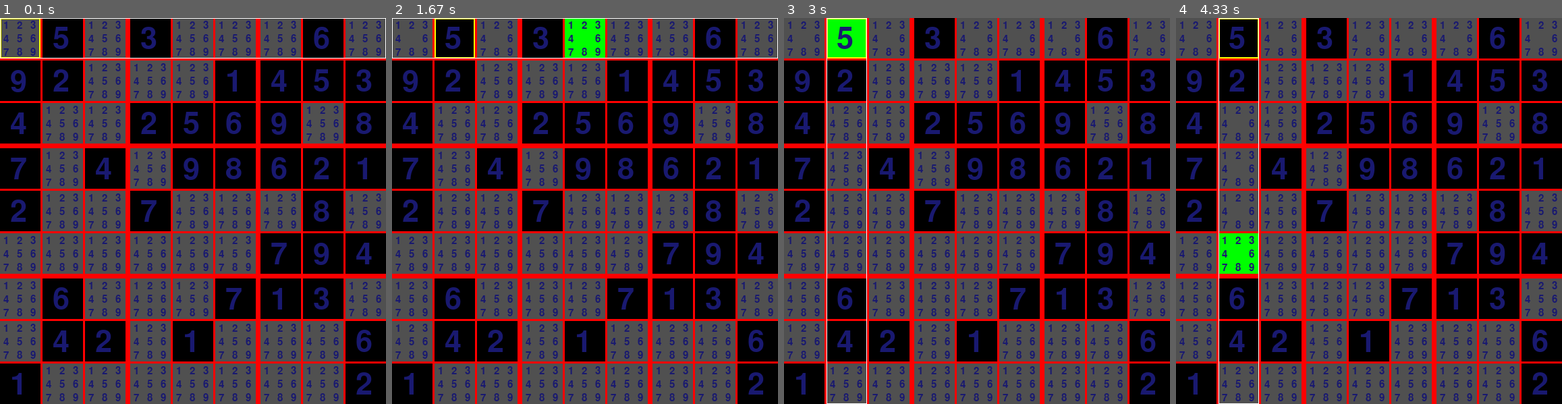
Above: before the commit, frames 1-4 (left to right).
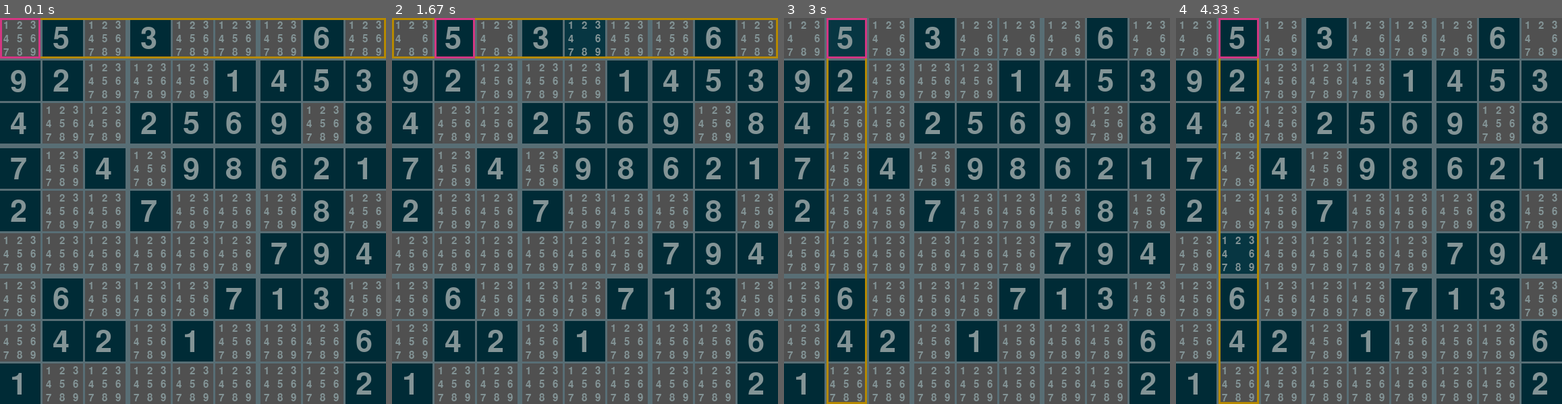
Above: after the commit, the same moments.

Repository: bobbarnes1981/PyGameSudoku
Game: pygame game, started from sudoku/__main__.py
The game is run twice, just before and just after one commit, with the same random seed, the same clock (stepped at 60 frames per second) and the same inputs.
Inputs:
- Up to frame 1 (0.1 s): no input
- Up to frame 2 (1.67 s): no input
- Up to frame 3 (3 s): no input
- Up to frame 4 (4.33 s): no input

The runs differ from the first frame. In frame 1, 60% of the frame differs, in the area x 0-100%, y 0-100%; in frame 2, 61%; in frame 3, 60%; in frame 4, 61%.

Commit message:
add solarized colours

Diff:
--- a/sudoku/__main__.py
+++ b/sudoku/__main__.py
@@ -3,18 +3,41 @@
 import time
 from pygame.locals import *
 
+SOLARIZED_BASE03 = (0,43,54)
+SOLARIZED_BASE02 = (7,54,66)
+SOLARIZED_BASE01 = (88,110,117)
+SOLARIZED_BASE00 = (101,123,131)
+SOLARIZED_BASE0 = (131,148,150)
+SOLARIZED_BASE1 = (147,161,161)
+SOLARIZED_BASE2 = (238,232,213)
+SOLARIZED_BASE3 = (253,246,227)
+SOLARIZED_YELLOW = (181,137,0)
+SOLARIZED_ORANGE = (203,75,22)
+SOLARIZED_RED = (220,50,47)
+SOLARIZED_MAGENTA = (211,54,130)
+SOLARIZED_VIOLET = (108,113,196)
+SOLARIZED_BLUE = (38,139,210)
+SOLARIZED_CYAN = (42,161,152)
+SOLARIZED_GREEN = (133,153,0)
+
 logging.basicConfig(level=logging.INFO)
 
-cell_width = 20
-cell_height = 20
-COL_BACK = (0,0,0)
-COL_TEXT = (25,25,112)
-COL_CHECK = (0,255,0)
-COL_CHECKING = (255,255,0)
-COL_AREA = (255,255,255)
+CELL_WIDTH = 20
+CELL_HEIGHT = 20
+
+COL_WHITE = (255,255,255)
+COL_LINE = SOLARIZED_BASE01
+COL_BACK = SOLARIZED_BASE03
+COL_TEXT = SOLARIZED_BASE0
+COL_CHECK = SOLARIZED_BASE02
+COL_CHECKING = SOLARIZED_MAGENTA
+COL_AREA = SOLARIZED_YELLOW
+
 DELAY = 0.25
 CELL_THICKNESS = 3
 GRID_THICKNESS = 7
+AREA_THICKNESS = 3
+SELECTED_THICKNESS = 3
 
 # TODO: incorporate grid wall thickness into render
 
@@ -39,8 +62,8 @@
     def __init__(self):
         self._running = True
         self._display_surf = None
-        self._width = (cell_width*9*3)+(8*CELL_THICKNESS)+(2*(GRID_THICKNESS-CELL_THICKNESS))
-        self._height = (cell_height*9*3)+(8*CELL_THICKNESS)+(2*(GRID_THICKNESS-CELL_THICKNESS))
+        self._width = (CELL_WIDTH*9*3)+(8*CELL_THICKNESS)+(2*(GRID_THICKNESS-CELL_THICKNESS))
+        self._height = (CELL_HEIGHT*9*3)+(8*CELL_THICKNESS)+(2*(GRID_THICKNESS-CELL_THICKNESS))
         self._size = (self._width, self._height)
         self._grid = Grid()
         self._time = time.time()
@@ -168,69 +191,69 @@
         row_val = row_offset + self._counter_sub_row
         return (row_val, col_val)
     def on_render(self):
-        self._display_surf.fill(COL_BACK)
+        self._display_surf.fill(COL_WHITE)
         self.draw_cells()
         self.draw_lines()
         self.draw_checking()
-        self.draw_check_cell()
         self.draw_numbers()
         self.draw_checking_area()
+        self.draw_selected_cell()
         pygame.display.update()
-    def draw_check_cell(self):
-        left = (cell_width*3*self._check_cell_col)+(self._check_cell_col*CELL_THICKNESS)+((self._check_cell_col//3)*(GRID_THICKNESS-CELL_THICKNESS))
-        top = (cell_height*3*self._check_cell_row)+(self._check_cell_row*CELL_THICKNESS)+((self._check_cell_row//3)*(GRID_THICKNESS-CELL_THICKNESS))
-        width = cell_width*3
-        height = cell_height*3
-        pygame.draw.rect(self._display_surf, COL_CHECKING, (left, top, width, height), 2)
+    def draw_selected_cell(self):
+        left = (CELL_WIDTH*3*self._check_cell_col)+(self._check_cell_col*CELL_THICKNESS)+((self._check_cell_col//3)*(GRID_THICKNESS-CELL_THICKNESS))
+        top = (CELL_HEIGHT*3*self._check_cell_row)+(self._check_cell_row*CELL_THICKNESS)+((self._check_cell_row//3)*(GRID_THICKNESS-CELL_THICKNESS))
+        width = CELL_WIDTH*3
+        height = CELL_HEIGHT*3
+        pygame.draw.rect(self._display_surf, COL_CHECKING, (left, top, width, height), SELECTED_THICKNESS)
     def draw_checking(self):
         if not self._render_check:
             return
         if self._checking == "ROW":
-            left = (cell_width*3*self._counter_col)+(self._counter_col*CELL_THICKNESS)+((self._counter_col//3)*(GRID_THICKNESS-CELL_THICKNESS))
-            top = (cell_height*3*self._check_cell_row)+(self._check_cell_row*CELL_THICKNESS)+((self._check_cell_row//3)*(GRID_THICKNESS-CELL_THICKNESS))
+            left = (CELL_WIDTH*3*self._counter_col)+(self._counter_col*CELL_THICKNESS)+((self._counter_col//3)*(GRID_THICKNESS-CELL_THICKNESS))
+            top = (CELL_HEIGHT*3*self._check_cell_row)+(self._check_cell_row*CELL_THICKNESS)+((self._check_cell_row//3)*(GRID_THICKNESS-CELL_THICKNESS))
         if self._checking == "COL":
-            left = (cell_width*3*self._check_cell_col)+(self._check_cell_col*CELL_THICKNESS)+((self._check_cell_col//3)*(GRID_THICKNESS-CELL_THICKNESS))
-            top = (cell_height*3*self._counter_row)+(self._counter_row*CELL_THICKNESS)+((self._counter_row//3)*(GRID_THICKNESS-CELL_THICKNESS))
+            left = (CELL_WIDTH*3*self._check_cell_col)+(self._check_cell_col*CELL_THICKNESS)+((self._check_cell_col//3)*(GRID_THICKNESS-CELL_THICKNESS))
+            top = (CELL_HEIGHT*3*self._counter_row)+(self._counter_row*CELL_THICKNESS)+((self._counter_row//3)*(GRID_THICKNESS-CELL_THICKNESS))
         if self._checking == "SUB":
             (row_val, col_val) = self.get_sub_vals()
-            left = (cell_width*3*col_val)+(col_val*CELL_THICKNESS)+((col_val//3)*(GRID_THICKNESS-CELL_THICKNESS))
-            top = (cell_height*3*row_val)+(row_val*CELL_THICKNESS)+((row_val//3)*(GRID_THICKNESS-CELL_THICKNESS))
-        width = cell_width*3
-        height = cell_height*3
+            left = (CELL_WIDTH*3*col_val)+(col_val*CELL_THICKNESS)+((col_val//3)*(GRID_THICKNESS-CELL_THICKNESS))
+            top = (CELL_HEIGHT*3*row_val)+(row_val*CELL_THICKNESS)+((row_val//3)*(GRID_THICKNESS-CELL_THICKNESS))
+        width = CELL_WIDTH*3
+        height = CELL_HEIGHT*3
         pygame.draw.rect(self._display_surf, COL_CHECK, (left, top, width, height), 0)
     def draw_checking_area(self):
         if not self._render_check:
             return
         if self._checking == "ROW":
-            top = (cell_height*3*self._check_cell_row)+(self._check_cell_row*CELL_THICKNESS)+((self._check_cell_row//3)*(GRID_THICKNESS-CELL_THICKNESS))
-            pygame.draw.rect(self._display_surf, COL_AREA, (0, top, self._width, cell_height*3), 1)
+            top = (CELL_HEIGHT*3*self._check_cell_row)+(self._check_cell_row*CELL_THICKNESS)+((self._check_cell_row//3)*(GRID_THICKNESS-CELL_THICKNESS))
+            pygame.draw.rect(self._display_surf, COL_AREA, (0, top, self._width, CELL_HEIGHT*3), AREA_THICKNESS)
         if self._checking == "COL":
-            left = (cell_width*3*self._check_cell_col)+(self._check_cell_col*CELL_THICKNESS)+((self._check_cell_col//3)*(GRID_THICKNESS-CELL_THICKNESS))
-            pygame.draw.rect(self._display_surf, COL_AREA, (left, 0, cell_width*3, self._height), 1)
+            left = (CELL_WIDTH*3*self._check_cell_col)+(self._check_cell_col*CELL_THICKNESS)+((self._check_cell_col//3)*(GRID_THICKNESS-CELL_THICKNESS))
+            pygame.draw.rect(self._display_surf, COL_AREA, (left, 0, CELL_WIDTH*3, self._height), AREA_THICKNESS)
         if self._checking == "SUB":
             (row_val, col_val) = self.get_sub_vals()
             (row_offset, col_offset) = self.get_sub_offsets()
-            left = (cell_width*3*col_offset)+(col_offset*CELL_THICKNESS)+((col_offset//3)*(GRID_THICKNESS-CELL_THICKNESS))
-            top = (cell_height*3*row_offset)+(row_offset*CELL_THICKNESS)+((row_offset//3)*(GRID_THICKNESS-CELL_THICKNESS))
-            pygame.draw.rect(self._display_surf, COL_AREA, (left, top, (cell_width*3*3)+(CELL_THICKNESS*2), (cell_height*3*3)+(CELL_THICKNESS*2)), 1)
+            left = (CELL_WIDTH*3*col_offset)+(col_offset*CELL_THICKNESS)+((col_offset//3)*(GRID_THICKNESS-CELL_THICKNESS))
+            top = (CELL_HEIGHT*3*row_offset)+(row_offset*CELL_THICKNESS)+((row_offset//3)*(GRID_THICKNESS-CELL_THICKNESS))
+            pygame.draw.rect(self._display_surf, COL_AREA, (left, top, (CELL_WIDTH*3*3)+(CELL_THICKNESS*2), (CELL_HEIGHT*3*3)+(CELL_THICKNESS*2)), AREA_THICKNESS)
     def draw_lines(self):
-        right = (cell_width*9*3)+(8*CELL_THICKNESS)+(2*(GRID_THICKNESS-CELL_THICKNESS))
-        bottom = (cell_height*3*9)+(8*CELL_THICKNESS)+(2*(GRID_THICKNESS-CELL_THICKNESS))
+        right = (CELL_WIDTH*9*3)+(8*CELL_THICKNESS)+(2*(GRID_THICKNESS-CELL_THICKNESS))
+        bottom = (CELL_HEIGHT*3*9)+(8*CELL_THICKNESS)+(2*(GRID_THICKNESS-CELL_THICKNESS))
         for row in range(1, 9):
             v_thickness = GRID_THICKNESS if row % 3 == 0 else CELL_THICKNESS
-            v_line = (cell_height*3*row)+(row*CELL_THICKNESS)-(v_thickness//2)-1+((row//3)*(GRID_THICKNESS-CELL_THICKNESS))
-            pygame.draw.line(self._display_surf, (255,0,0), (0,v_line), (right,v_line), v_thickness)
+            v_line = (CELL_HEIGHT*3*row)+(row*CELL_THICKNESS)-(v_thickness//2)-1+((row//3)*(GRID_THICKNESS-CELL_THICKNESS))
+            pygame.draw.line(self._display_surf, COL_LINE, (0,v_line), (right,v_line), v_thickness)
             for col in range(1, 9):
                 h_thickness = GRID_THICKNESS if col % 3 == 0 else CELL_THICKNESS
-                h_line = (cell_width*3*col)+(col*CELL_THICKNESS)-(h_thickness//2)-1+((col//3)*(GRID_THICKNESS-CELL_THICKNESS))
-                pygame.draw.line(self._display_surf, (255,0,0), (h_line, 0), (h_line,bottom), h_thickness)
+                h_line = (CELL_WIDTH*3*col)+(col*CELL_THICKNESS)-(h_thickness//2)-1+((col//3)*(GRID_THICKNESS-CELL_THICKNESS))
+                pygame.draw.line(self._display_surf, COL_LINE, (h_line, 0), (h_line,bottom), h_thickness)
     def draw_numbers(self):
         for row in range(0, 9):
             for col in range(0, 9):
                 self.draw_number(row, col)
     def draw_number(self, row, col):
-        x = (cell_width*3*col)+(col*CELL_THICKNESS)+((col//3)*(GRID_THICKNESS-CELL_THICKNESS))
-        y = (cell_height*3*row)+(row*CELL_THICKNESS)+((row//3)*(GRID_THICKNESS-CELL_THICKNESS))
+        x = (CELL_WIDTH*3*col)+(col*CELL_THICKNESS)+((col//3)*(GRID_THICKNESS-CELL_THICKNESS))
+        y = (CELL_HEIGHT*3*row)+(row*CELL_THICKNESS)+((row//3)*(GRID_THICKNESS-CELL_THICKNESS))
         if self._grid.is_complete_cell(row, col):
             x += 15
             y += 10
@@ -243,7 +266,7 @@
             for subrow in range(0, 3):
                 for subcol in range(0, 3):
                     img = self.font_s.render(str(count if self._grid.has(row, col, count) else ' '), True, COL_TEXT)
-                    self._display_surf.blit(img, (x+(subcol*cell_width), y+(subrow*cell_height)))
+                    self._display_surf.blit(img, (x+(subcol*CELL_WIDTH), y+(subrow*CELL_HEIGHT)))
                     count+=1
     def draw_cells(self):
         for row in range(0, 9):
@@ -251,13 +274,13 @@
                 self.draw_cell(row, col)
     def draw_cell(self, row, col):
         if self._grid.is_complete_cell(row, col):
-            colour = (0,0,0)
+            colour = (COL_BACK)
         else:
             colour = (80,80,80)
-        left = (cell_width*3*(col))+(col*CELL_THICKNESS)+((col//3)*(GRID_THICKNESS-CELL_THICKNESS))
-        top = (cell_height*3*(row))+(row*CELL_THICKNESS)+((row//3)*(GRID_THICKNESS-CELL_THICKNESS))
-        width = cell_width*3
-        height = cell_height*3
+        left = (CELL_WIDTH*3*(col))+(col*CELL_THICKNESS)+((col//3)*(GRID_THICKNESS-CELL_THICKNESS))
+        top = (CELL_HEIGHT*3*(row))+(row*CELL_THICKNESS)+((row//3)*(GRID_THICKNESS-CELL_THICKNESS))
+        width = CELL_WIDTH*3
+        height = CELL_HEIGHT*3
         pygame.draw.rect(self._display_surf, colour, (left, top, width, height), 0)
     def on_cleanup(self):
         pygame.quit()
